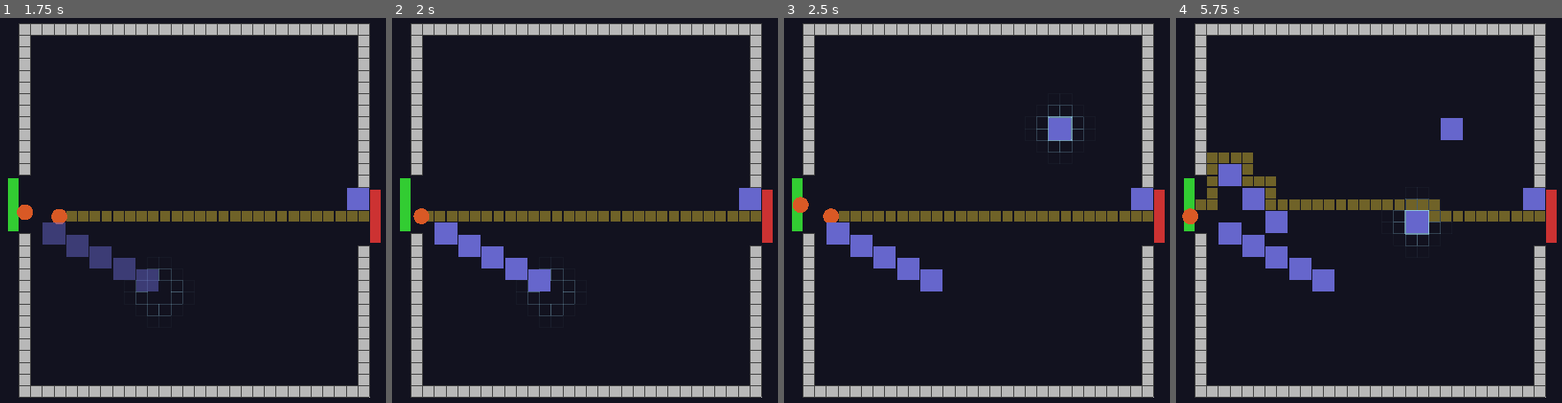
Above: before the commit, frames 1-4 (left to right).
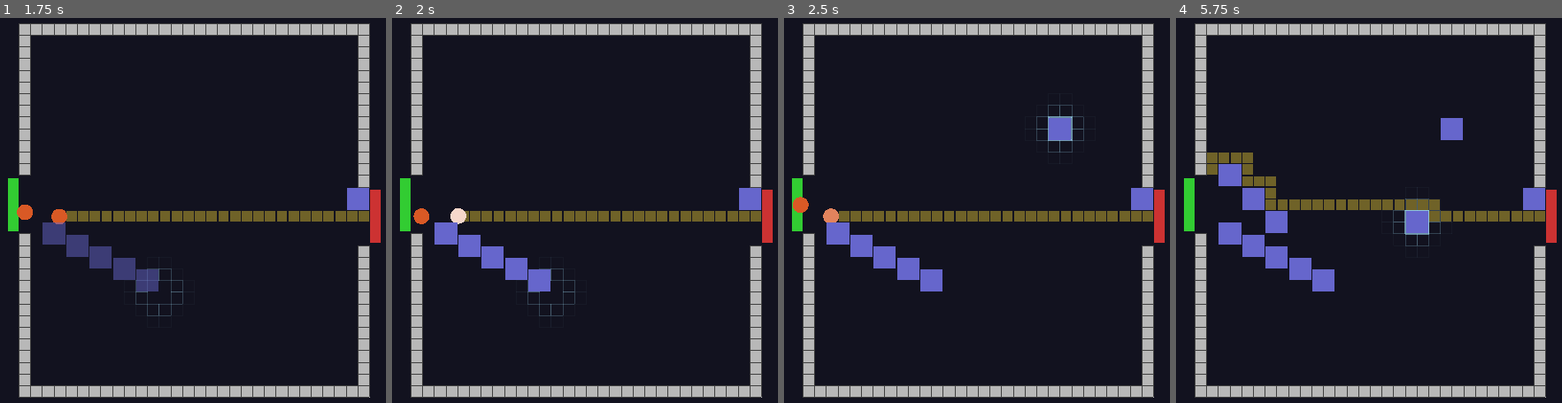
Above: after the commit, the same moments.

Repository: TimGoergen/critter-quitters
Game: Godot game, scene res://Main.tscn
Same seed, same stepped clock (60 frames per second), same inputs: the game is played once before the commit and once after it.
Inputs (mouse positions are in pixels of both pictures, inside the frame that each line leads up to):
- Up to frame 1 (1.75 s): tap Enter at 0.5 s; move the mouse to (351, 191) at 0.52 s; click (351, 191) at 0.67 s; tap Space at 1.25 s; drag from (54, 229) to (158, 291) at 1.27 s
- Up to frame 2 (2 s): no input
- Up to frame 3 (2.5 s): move the mouse to (1050, 121) at 2.02 s; click (1050, 121) at 2.17 s
- Up to frame 4 (5.75 s): drag from (1334, 291) to (outside the picture) at 2.77 s; move the mouse to (outside the picture) at 3.52 s; click (outside the picture) at 3.67 s; drag from (outside the picture) to (1264, 110) at 4.27 s; move the mouse to (1407, 210) at 5.02 s; click (1407, 210) at 5.17 s

Frame 1 is identical in both runs. In frame 2, 0.3% of the frame differs, in the area x 9-20%, y 49-54%; in frame 3, 0.1%; in frame 4, 0.4%, in the area x 1-11%, y 41-54%.

Commit message:
Apply damage on projectile impact, resize projectile to 3x5
Damage now travels with the projectile and is applied on arrival so the
enemy hit flash coincides with the visual impact. Guards against the
target dying mid-flight with is_instance_valid. Projectile visual
changed from a sphere to a flat 3x5 box (0.10 x 0.04 x 0.17 world
units at ~30 px/cell).

Co-Authored-By: Claude Sonnet 4.6 <noreply@anthropic.com>

Diff:
--- a/game/arena/Arena.gd
+++ b/game/arena/Arena.gd
@@ -816,9 +816,9 @@
 	_trap_nodes[anchor] = trap
 
 
-func _on_trap_fired(from_pos: Vector3, to_pos: Vector3) -> void:
+func _on_trap_fired(from_pos: Vector3, to_pos: Vector3, target: Node3D, damage: float) -> void:
 	var proj := Projectile.new()
-	proj.initialize(from_pos, to_pos)
+	proj.initialize(from_pos, to_pos, target, damage)
 	add_child(proj)
 
 
--- a/game/traps/Projectile.gd
+++ b/game/traps/Projectile.gd
@@ -24,6 +24,8 @@
 # ---------------------------------------------------------------------------
 
 var _target_pos: Vector3
+var _target: Node3D = null
+var _damage: float  = 0.0
 
 
 # ---------------------------------------------------------------------------
@@ -31,11 +33,15 @@
 # ---------------------------------------------------------------------------
 
 ## Positions the projectile at from_pos and sends it toward to_pos.
+## Applies damage to target on arrival rather than at fire time, so the
+## enemy's hit flash coincides with the visual impact.
 ## Must be called by Arena immediately after instantiation and before
 ## adding to the scene tree.
-func initialize(from_pos: Vector3, to_pos: Vector3) -> void:
+func initialize(from_pos: Vector3, to_pos: Vector3, target: Node3D, damage: float) -> void:
 	position    = from_pos
 	_target_pos = Vector3(to_pos.x, from_pos.y, to_pos.z)   # travel flat on XZ plane
+	_target     = target
+	_damage     = damage
 	_spawn_visual()
 
 
@@ -47,6 +53,8 @@
 	var offset   := _target_pos - global_position
 	var distance := offset.length()
 	if distance < 0.05:
+		if is_instance_valid(_target):
+			_target.take_damage(_damage)
 		queue_free()
 		return
 	global_position += offset.normalized() * minf(TRAVEL_SPEED * delta, distance)
@@ -57,11 +65,11 @@
 # ---------------------------------------------------------------------------
 
 func _spawn_visual() -> void:
-	var mi     := MeshInstance3D.new()
-	var sphere := SphereMesh.new()
-	sphere.radius = 0.08
-	sphere.height = 0.16
-	mi.mesh    = sphere
+	var mi  := MeshInstance3D.new()
+	var box := BoxMesh.new()
+	# 3×5 px at ~30 px/cell ≈ 0.10 × 0.17 world units; thin in Y.
+	box.size = Vector3(0.10, 0.04, 0.17)
+	mi.mesh  = box
 
 	var mat           := StandardMaterial3D.new()
 	mat.albedo_color   = COLOR_PROJECTILE
--- a/game/traps/Trap.gd
+++ b/game/traps/Trap.gd
@@ -51,7 +51,9 @@
 
 ## Emitted when the trap fires. Arena spawns a Projectile in response so
 ## the trap itself does not need a reference to the scene tree root.
-signal fired(from_pos: Vector3, to_pos: Vector3)
+## target and damage are forwarded to the Projectile so damage is applied
+## on impact rather than instantly at fire time.
+signal fired(from_pos: Vector3, to_pos: Vector3, target: Node3D, damage: float)
 
 
 # ---------------------------------------------------------------------------
@@ -103,8 +105,7 @@
 	if target == null:
 		return
 
-	target.take_damage(_damage)
-	fired.emit(global_position, target.global_position)
+	fired.emit(global_position, target.global_position, target, _damage)
 	_cooldown_remaining = _cooldown
 
 
